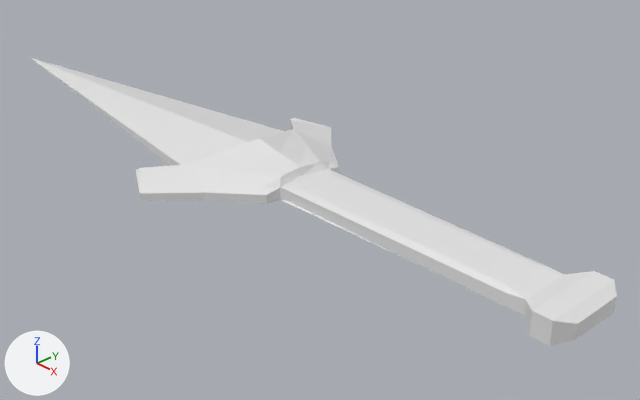
An edit to the Blender file Assets/Models/knife.blend, drawn before and after from the same camera.
Both versions are drawn from a 50 mm lens placed at (1.459, -1.121, 0.781), pointed at (0.134, 0.117, -0.104). The lights are fixed; the arrows at lower left show +X, +Y and +Z.
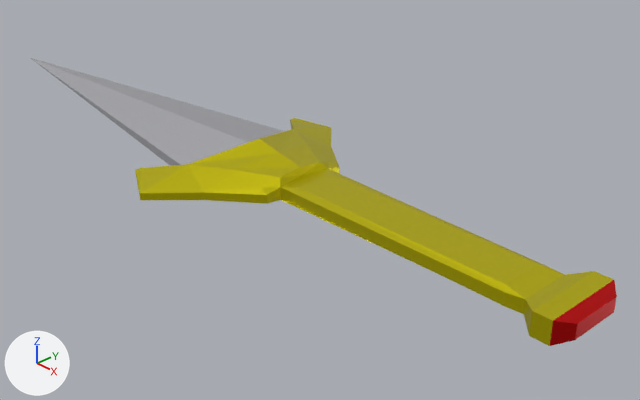
Patch to the scene script:
```diff
--- a/Assets/Models/knife.blend.py
+++ b/Assets/Models/knife.blend.py
@@ img_knife_texture_png @@
+img_knife_texture_png = load_image('knife_texture.png', '../Images/knife_texture.png', 512, 512, 'sRGB')
@@ mat_material @@
 mat_material = principled_material('Material')
-mat_material.base_color = (0.8, 0.8, 0.8)  # white #e7e7e7
+mat_material.texture = img_knife_texture_png
+mat_material.metallic = 0.766
 mat_material.roughness = 0.4
@@ me_cube @@
 me_cube.from_pydata(...)  # 62 vertices, 52 faces; spans x -4.99..1.32, y -0.02..2.71, z -2.02..2.93
 # used by ob_cube; location = (0.5, 0.0, 0.0); scale = (0.3, 0.1, 0.02)
+# me_cube part 1: texture (UV) coordinates of 52 of 52 faces, centred in x -4.99..1.32, y -0.01..2.56, z -1.17..1.96, changed; they spanned u 0.12..0.88, v 0.0..0.88 and now span u -0.45..2.35, v 0.02..0.91
 me_cube.materials.append(mat_material)
```

Location of each change, [x1, y1, x2, y2] in pixels of the pictures (640 x 400 px):
'Cube', surface changed (white to yellow)
    both: [31, 58, 617, 346]
